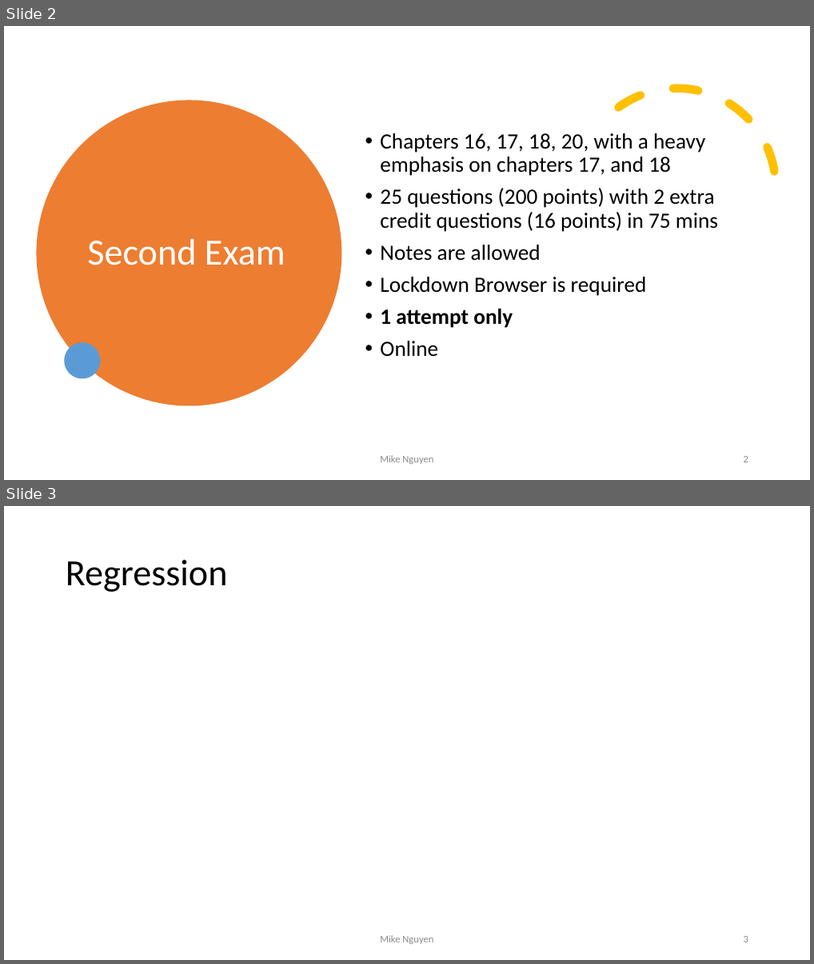
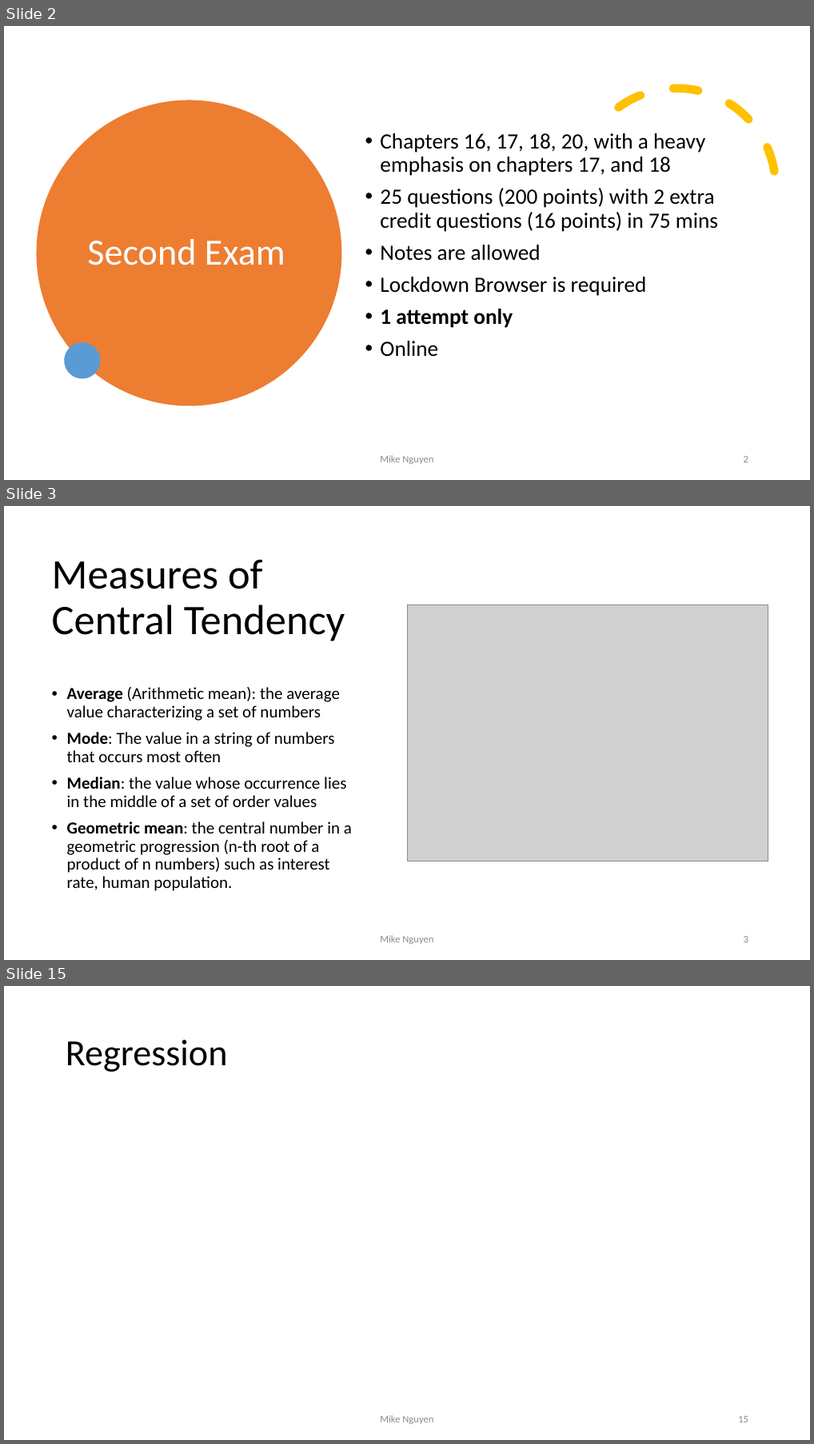
Before and after one commit to mikenguyen13/mar4050, a slide deck: lectures/14/2_Review.pptx. Shown one above the other, each under a label of ours: slides 2 and 3 before the commit, slides 2, 3 and 15 after it; the slides between them are not shown. The pictures are 814x964 and 814x1444 pixels, drawn with LibreOffice and Linux fonts; fonts in the diff are those of the drawing; grey boxes stand for pictures. Boxes give left, top, right and bottom in pixels: in the first picture for what was removed or moved away, otherwise in the second. Text is boxed around its words. In the diff, an @@ line names an element or a change of style, - is before the commit and + after.

```diff
--- a/lectures/14/2_Review.pptx
+++ b/lectures/14/2_Review.pptx
@@ slide 3 added at (4,506,810,960), background #FFFFFF @@
@@ title added at (52,560,346,641), 50 pt, text #000000 @@
+Measures of Central Tendency
@@ picture added at (407,604,769,860) @@
@@ text added at (67,687,352,891), 20 pt, text #000000 @@
+• Average (Arithmetic mean): the average value characterizing a set of numbers
+• Mode: The value in a string of numbers that occurs most often
+• Median: the value whose occurrence lies in the middle of a set of order values
+• Geometric mean: the central number in a geometric progression (n-th root of a product of n numbers) such as interest rate, human population.
@@ text added at (380,935,434,944), 12 pt, text #8C8C8C @@
+Mike Nguyen
@@ page number added at (744,936,749,942), 12 pt, text #8C8C8C @@
+3
@@ what was slide 3 is now slide 15 @@
@@ page number at (738,1416,749,1422): text changed @@
-3
+15
```
Also in this commit, not shown: 12 other slides added, 15 other files.
